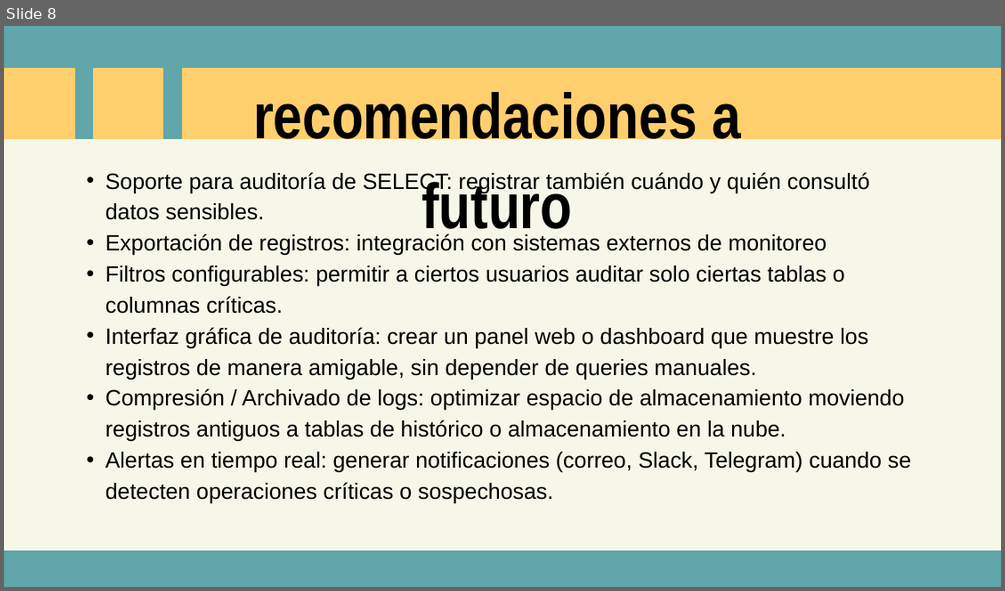
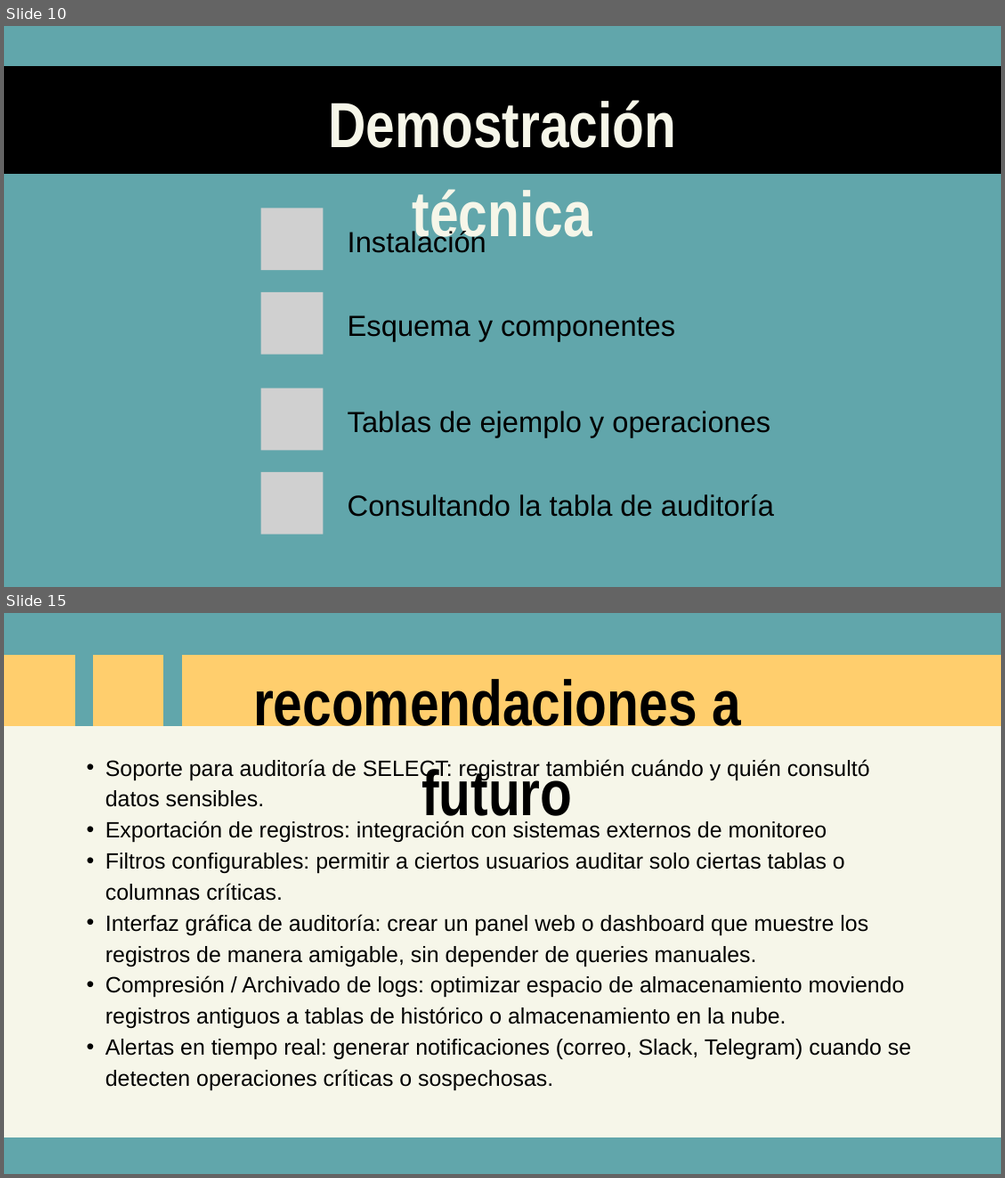
Before and after one commit to JairoGH16/PostgreSQL-AutoAudit, a slide deck: ProjectPresentation.pptx. Shown one above the other, each under a label of ours: slide 8 before the commit, slides 10 and 15 after it; the slides between them are not shown. The pictures are 1005x591 and 1005x1178 pixels, drawn with LibreOffice and Linux fonts; fonts in the diff are those of the drawing; grey boxes stand for pictures. Boxes give left, top, right and bottom in pixels: in the first picture for what was removed or moved away, otherwise in the second. Text is boxed around its words. In the diff, an @@ line names an element or a change of style, - is before the commit and + after.

```diff
--- a/ProjectPresentation.pptx
+++ b/ProjectPresentation.pptx
@@ slide 10 added at (x1=4, y1=26, x2=1001, y2=587), background #61A6AB @@
@@ freeform shape added at (x1=4, y1=66, x2=1001, y2=174), fill #000000 @@
@@ text added at (x1=328, y1=100, x2=676, y2=248), 92 pt, text #F6F6E9, bold @@
+Demostración técnica
@@ picture added at (x1=260, y1=208, x2=323, y2=270) @@
@@ text added at (x1=348, y1=229, x2=486, y2=253), 42 pt, text #000000 @@
+Instalación
@@ picture added at (x1=260, y1=292, x2=323, y2=354) @@
@@ text added at (x1=348, y1=315, x2=675, y2=341), 42 pt, text #000000 @@
+Esquema y componentes
@@ picture added at (x1=260, y1=388, x2=323, y2=451) @@
@@ text added at (x1=348, y1=410, x2=770, y2=437), 42 pt, text #000000 @@
+Tablas de ejemplo y operaciones
@@ picture added at (x1=260, y1=472, x2=323, y2=534) @@
@@ text added at (x1=348, y1=494, x2=774, y2=516), 42 pt, text #000000 @@
+Consultando la tabla de auditoría
@@ what was slide 8 is now slide 15 @@
```
Also in this commit, not shown: 1 slide changed, 7 other slides added, 1 slide removed, 17 other files.
